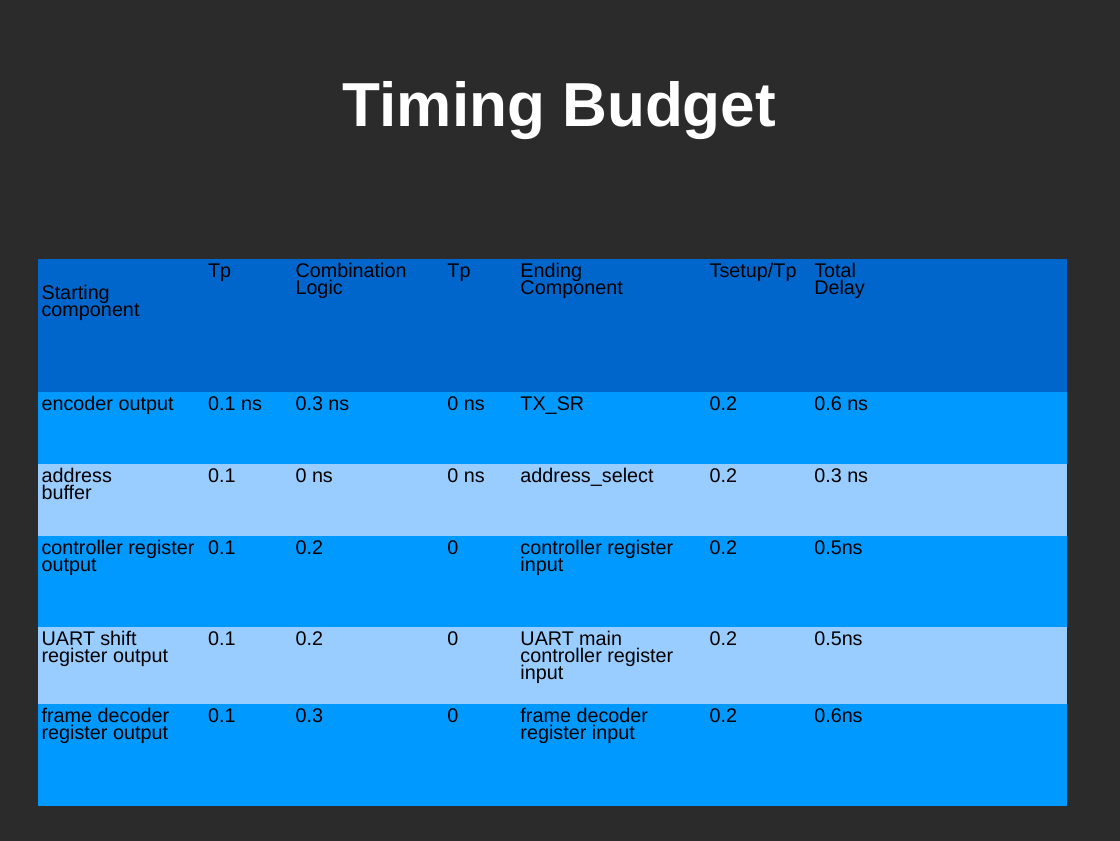
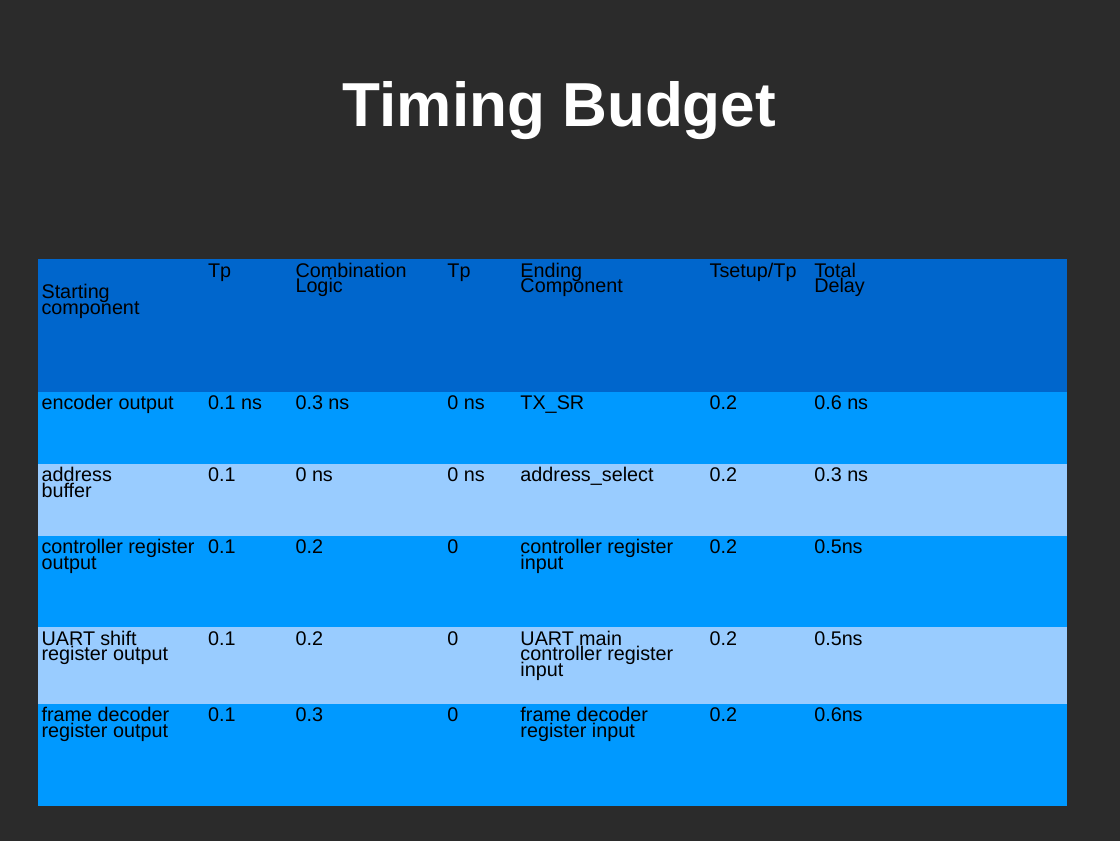
Before and after one commit to snowpuppy/ECE337, a slide deck: slide 18 of docs/ece337_2.ppt. Drawn at 1120x841 pixels with LibreOffice and Linux fonts; fonts in the diff are those of the drawing; background and template pictures are left out; a plain dark background stands for a picture behind light text. Boxes give left, top, right and bottom in pixels: in the first picture for what was removed or moved away, otherwise in the second. Text is boxed around its words. In the diff, an @@ line names an element or a change of style, - is before the commit and + after.

```diff
--- a/docs/ece337_2.ppt
+++ b/docs/ece337_2.ppt
@@ table at bbox=[38, 259, 1067, 806] @@
@@ line spacing 0.76 to 0.71 @@
```
Also in this commit, not shown: 2 other slides changed.
